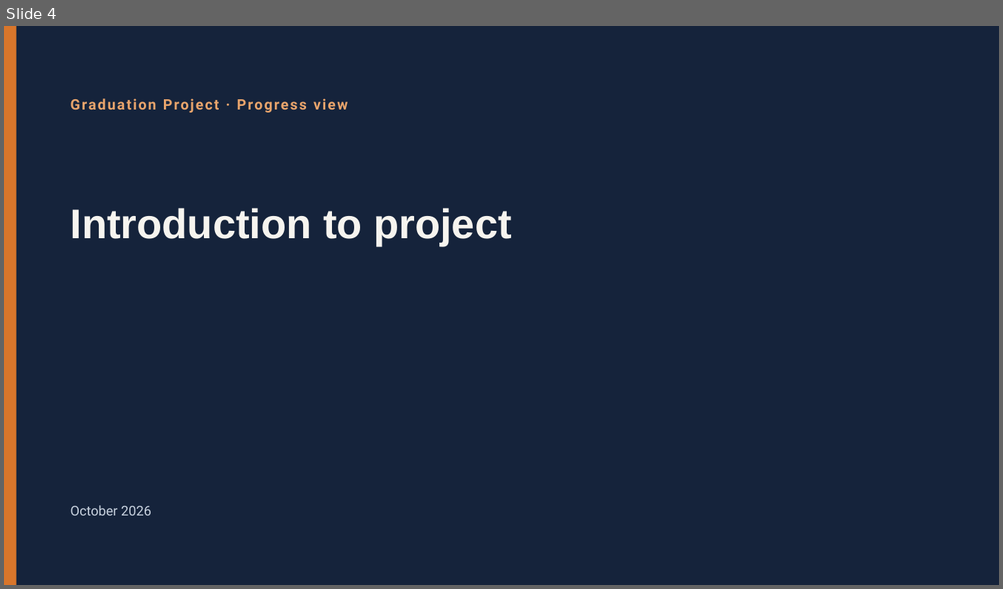
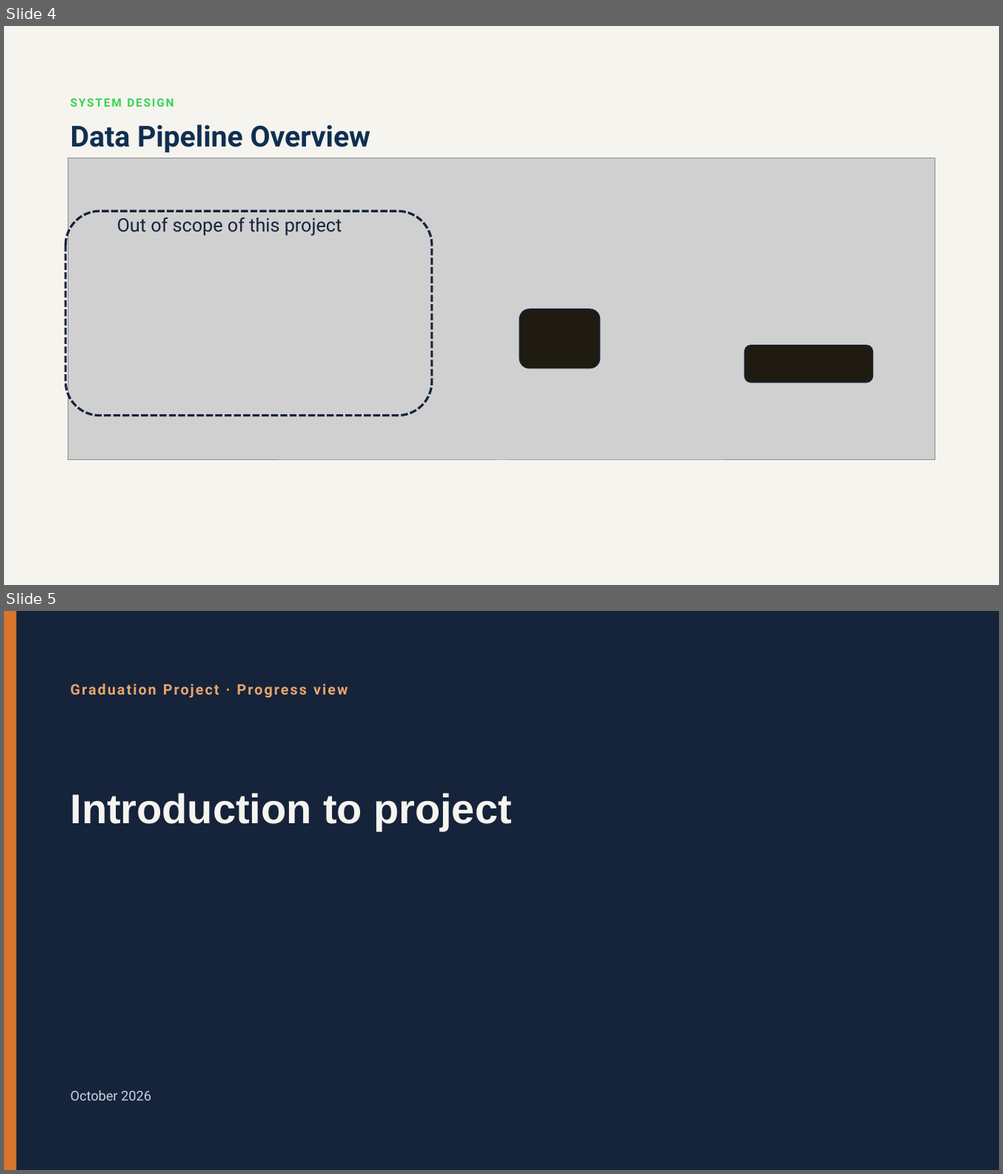
Before and after one commit to Osama-Gamil/Driver-Behaviour-PR, a slide deck: presentation/Driver_Safety_Project_organized.pptx. Shown one above the other, each under a label of ours: slide 4 before the commit, slides 4 and 5 after it. The pictures are 1003x589 and 1003x1174 pixels, drawn with LibreOffice and Linux fonts; fonts in the diff are those of the drawing; grey boxes stand for pictures. Boxes give left, top, right and bottom in pixels: in the first picture for what was removed or moved away, otherwise in the second. Text is boxed around its words. In the diff, an @@ line names an element or a change of style, - is before the commit and + after.

```diff
--- a/presentation/Driver_Safety_Project_organized.pptx
+++ b/presentation/Driver_Safety_Project_organized.pptx
@@ slide 4 added at (4,26,999,585), background #F6F4EF @@
@@ text added at (71,99,173,107), 11 pt, text #39D353, bold @@
+SYSTEM DESIGN
@@ title added at (71,124,370,153), 28 pt, text #102F51, bold @@
+Data Pipeline Overview
@@ picture added at (68,158,935,460) @@
@@ rounded rectangle added at (65,211,432,415), outline #15233B 2.25 pt dashed @@
@@ text added at (117,218,342,236), 18 pt, text #15233B @@
+Out of scope of this project
@@ rounded rectangle added at (520,309,600,369), fill #1F1B11, outline #15233B 1 pt @@
@@ rounded rectangle added at (745,346,874,383), fill #1F1B11, outline #15233B 1 pt @@
@@ what was slide 4 is now slide 5 @@
```
Also in this commit, not shown: 1 slide changed, 3 other slides added, 2 slides removed.
